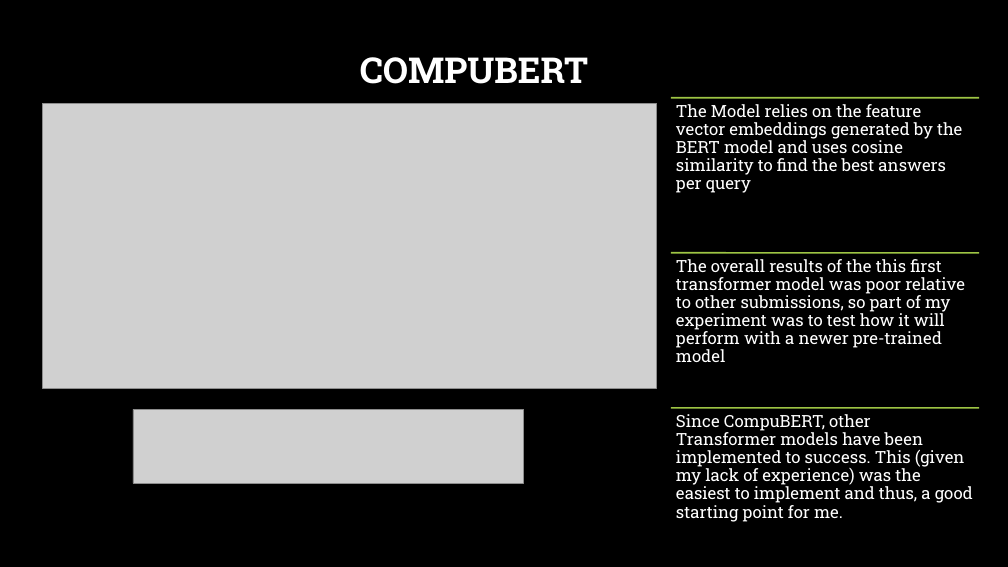
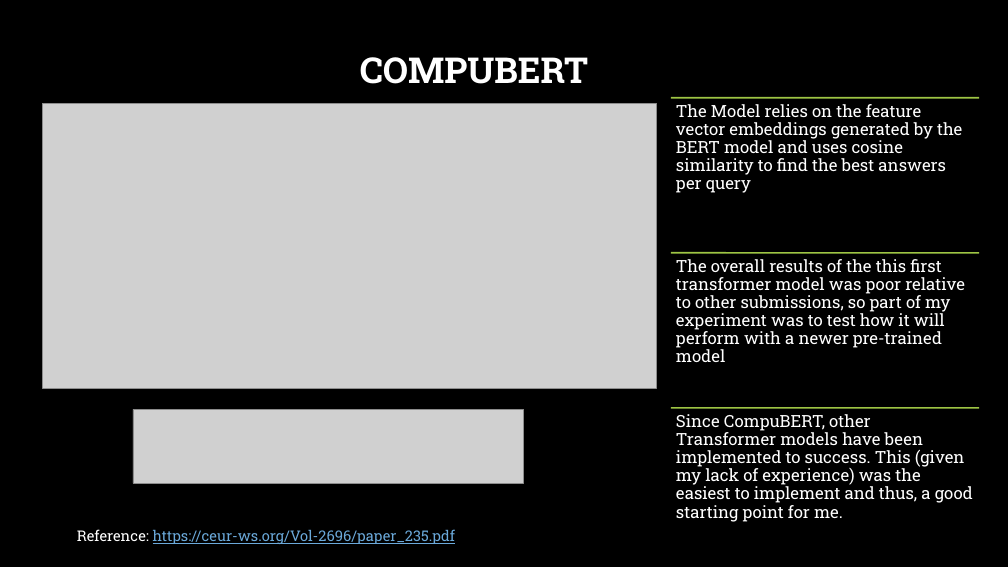
Before and after one commit to pure0022/math-IR-ARQMath-CompuBERT, a slide deck: slide 18 of Math Information Retrieval.pptx. Drawn at 1008x567 pixels with LibreOffice and Linux fonts; fonts in the diff are those of the drawing; grey boxes stand for pictures; background and template pictures are left out. Boxes give left, top, right and bottom in pixels: in the first picture for what was removed or moved away, otherwise in the second. Text is boxed around its words. In the diff, an @@ line names an element or a change of style, - is before the commit and + after.

```diff
--- a/Math Information Retrieval.pptx
+++ b/Math Information Retrieval.pptx
@@ text added at (x1=77, y1=529, x2=455, y2=544), 14 pt, text #6BA9DA, underline @@
+Reference: https://ceur-ws.org/Vol-2696/paper_235.pdf
```
Also in this commit, not shown: 1 other slide changed, 4 slides added, 2 slides removed, 1 other file.
